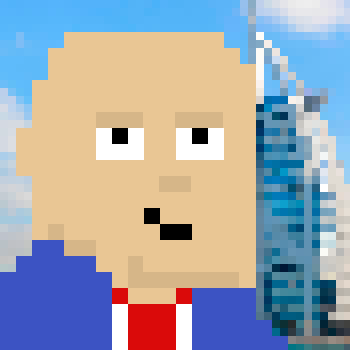
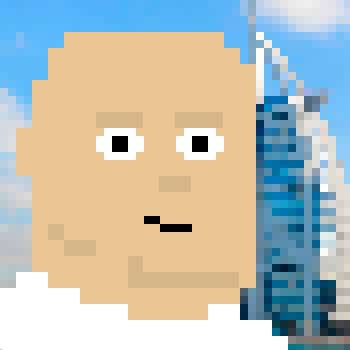
The second 350px x 350px image is a revision of the first. Changes to its layers:
hid group "headphones_assets" (2 layers) over [96, 128, 224, 160]
moved "HairStyles" out of group "Top" over [0, 128, 288, 350]
hid "jacket" over [0, 240, 288, 350]
showed "t-shirt" over [0, 272, 288, 350]
moved "mood" above "eyes", painted on it over [144, 208, 192, 240]
painted on "eyes" over [96, 128, 224, 160]
